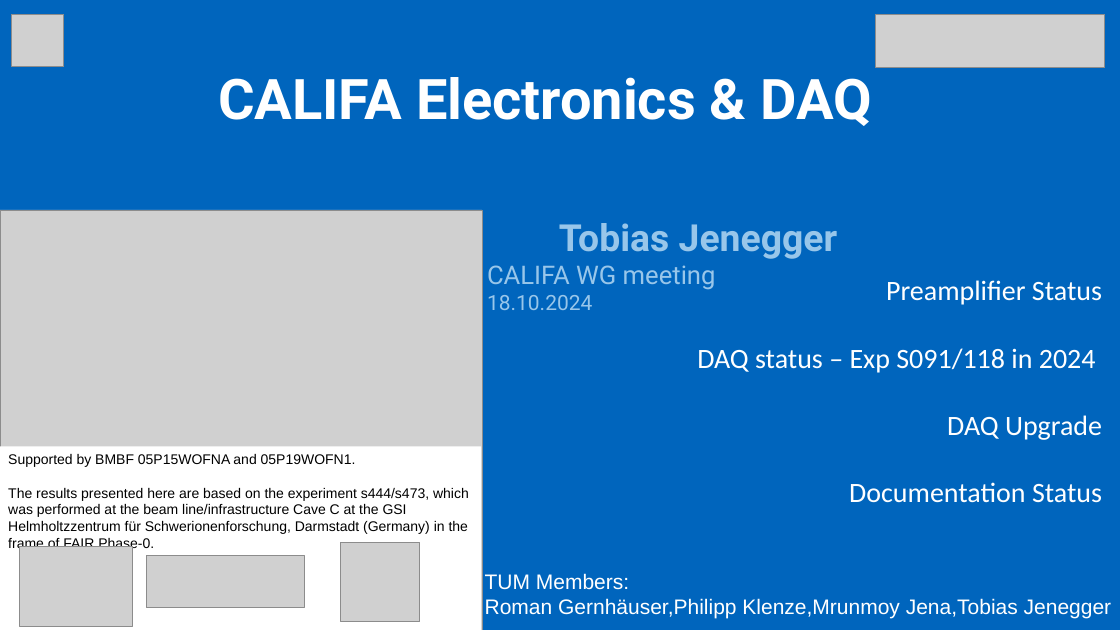
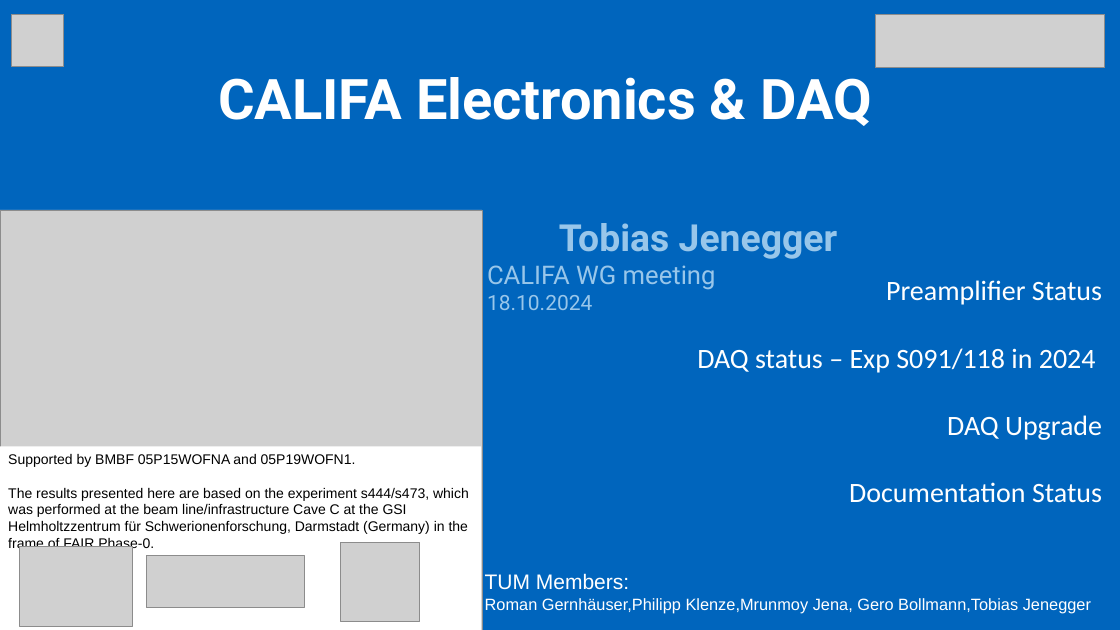
Before and after one commit to jenegger/r3bweek_24_paris, a slide deck: slide 1 of wg_califa_meeting_18_10_2024.odp. Drawn at 1120x630 pixels with LibreOffice and Linux fonts; fonts in the diff are those of the drawing; grey boxes stand for pictures. Boxes give left, top, right and bottom in pixels: in the first picture for what was removed or moved away, otherwise in the second. Text is boxed around its words. In the diff, an @@ line names an element or a change of style, - is before the commit and + after.

```diff
--- a/wg_califa_meeting_18_10_2024.odp
+++ b/wg_califa_meeting_18_10_2024.odp
@@ text at (x1=485, y1=598, x2=1091, y2=613): text changed; size 18 to 14 pt @@
-Roman Gernhäuser,Philipp Klenze,Mrunmoy Jena,Tobias Jenegger
+Roman Gernhäuser,Philipp Klenze,Mrunmoy Jena, Gero Bollmann,Tobias Jenegger
```
Also in this commit, not shown: 3 other slides changed, 1 other file.
